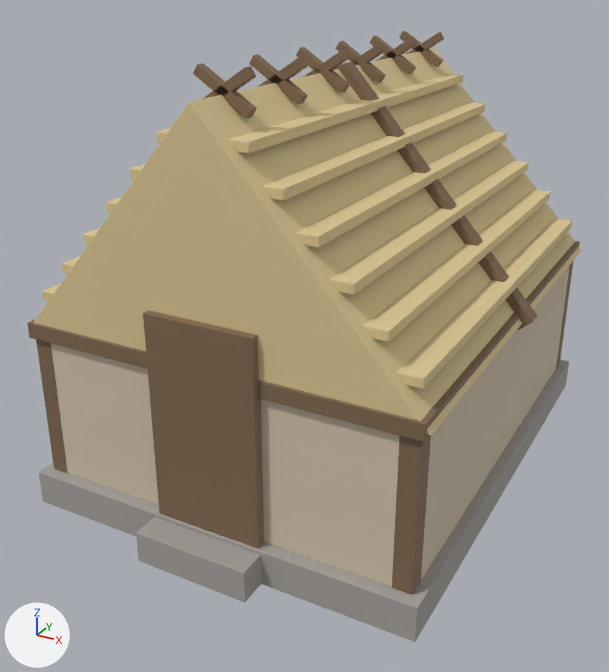
Before and after pictures for a commit that changed the FBX model Assets/Resources/Models/House_Neo_a.fbx.
The view is the same before and after, from a camera (50 mm lens) standing at (3.44, -6.94, 4.55) and looking at (-0.11, -0.5, 1.33). Lighting does not change. The marker at lower left points along +X, +Y and +Z. The older version comes first. Objects named as collision shapes, trigger or cutter boxes, shadow casters or lower levels of detail are left out. Where no turn or scale is listed for an object, it has been applied to the vertices.

Names of what the first picture shows: 'House_Neo_a'.
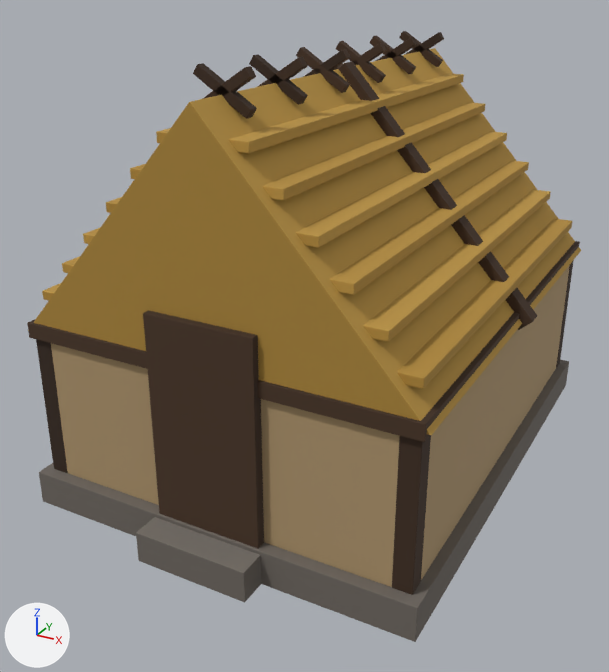
Boxes (x1, y1, x2, y2) around the edits, measured in the pictures (609 x 672 px):
'House_Neo_a', recoloured, surface changed (beige to yellow): (27, 31, 581, 642) in both
part 1 of me_neohome_01_a_001, recoloured (beige to brown): (51, 265, 570, 587) in both
part 2 of me_neohome_01_a_001, recoloured: (27, 31, 580, 595) in both
part 3 of me_neohome_01_a_001, recoloured (darker): (39, 360, 569, 642) in both
part 4 of me_neohome_01_a_001, recoloured (beige to brown): (33, 48, 581, 435) in both
part 5 of me_neohome_01_a_001, surface changed (beige to yellow): (27, 31, 581, 642) in both

Edits to the bpy script that builds the scene:
```text
Add img_palette_png:
    img_palette_png = load_image('palette.png', '../../Art/Palette/Palette.png', 128, 432, 'sRGB')
Add mat_m_palette:
    mat_m_palette = principled_material('M_Palette')
    mat_m_palette.texture = img_palette_png
    mat_m_palette.roughness = 0.85
Change me_neohome_01_a_001:
    where me_neohome_01_a_001.from_pydata(...)  # 2058 vertices, 1985 faces; spans x -1.92..1.92, y -2.61..2.36, z 0.0..3.92
    used by ob_house_neo_a; location = (0.0, 0.0, 0.0)
    remove me_neohome_01_a_001.materials.append(mat_neohome_01_a_m_woodplank)  # brown #997c61
    me_neohome_01_a_001 part 1: all 54 faces that had it switch from mat_neohome_01_a_m_daub (beige #d3c4ad) to mat_m_palette (picture img_palette_png)
    me_neohome_01_a_001 part 2: all 1080 faces that had it switch from mat_neohome_01_a_m_timber (brown #816950) to mat_m_palette (picture img_palette_png)
    me_neohome_01_a_001 part 3: all 108 faces that had it switch from mat_neohome_01_a_m_stone (grey #a6a29e) to mat_m_palette (picture img_palette_png)
    me_neohome_01_a_001 part 4: all 689 faces that had it switch from mat_neohome_01_a_m_strawthatch (beige #ddc895) to mat_m_palette (picture img_palette_png)
    me_neohome_01_a_001 part 5: texture (UV) coordinates of 1985 of 1985 faces, centred in x -1.92..1.92, y -2.61..2.36, z 0.0..3.92, changed; they spanned u 0.01..0.99, v 0.01..0.99 and now span u 0.06..0.56, v 0.24..0.46
```
